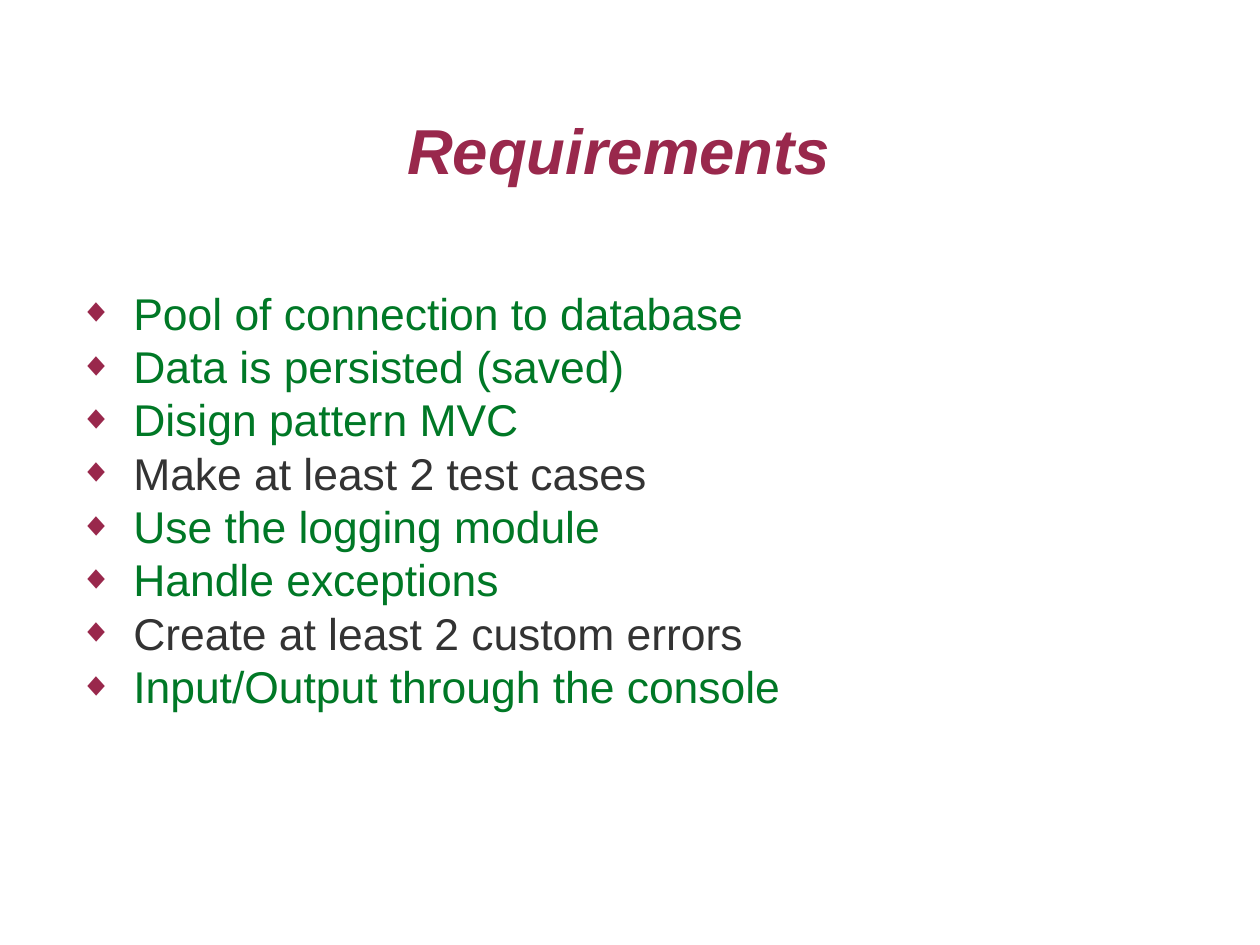
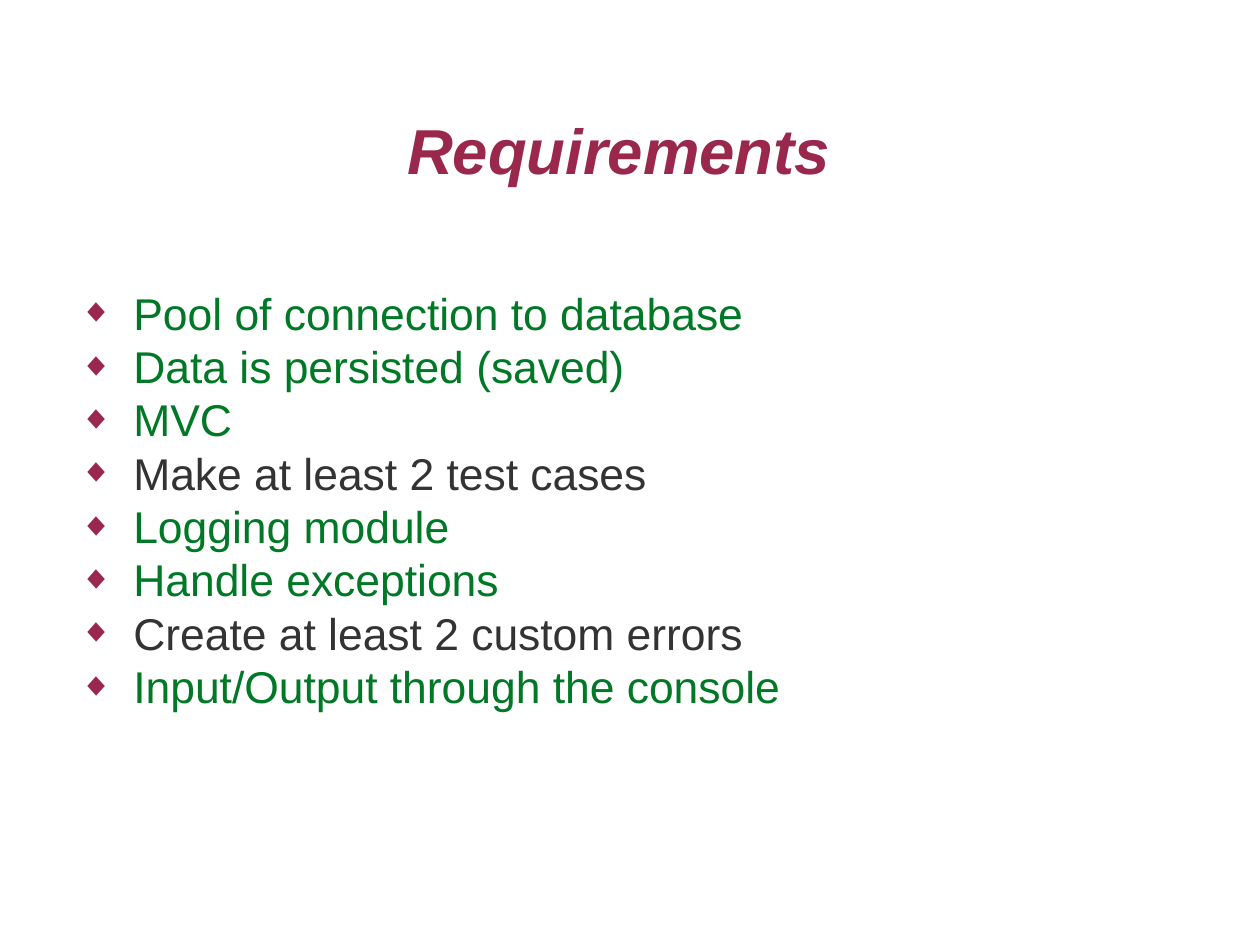
Before and after one commit to 1907cloudgcp/project-0-blappa, a slide deck: slide 7 of Presentation.odp. Drawn at 1260x945 pixels with LibreOffice and Linux fonts; fonts in the diff are those of the drawing. Boxes give left, top, right and bottom in pixels: in the first picture for what was removed or moved away, otherwise in the second. Text is boxed around its words. In the diff, an @@ line names an element or a change of style, - is before the commit and + after.

Commit message:
update requirements

```diff
--- a/Presentation.odp
+++ b/Presentation.odp
@@ text at <box>133,405,232,437</box>: text changed @@
-◆ Disign pattern MVC
+◆ MVC
@@ text at <box>133,510,450,552</box>: text changed @@
-◆ Use the logging module
+◆ Logging module
```
